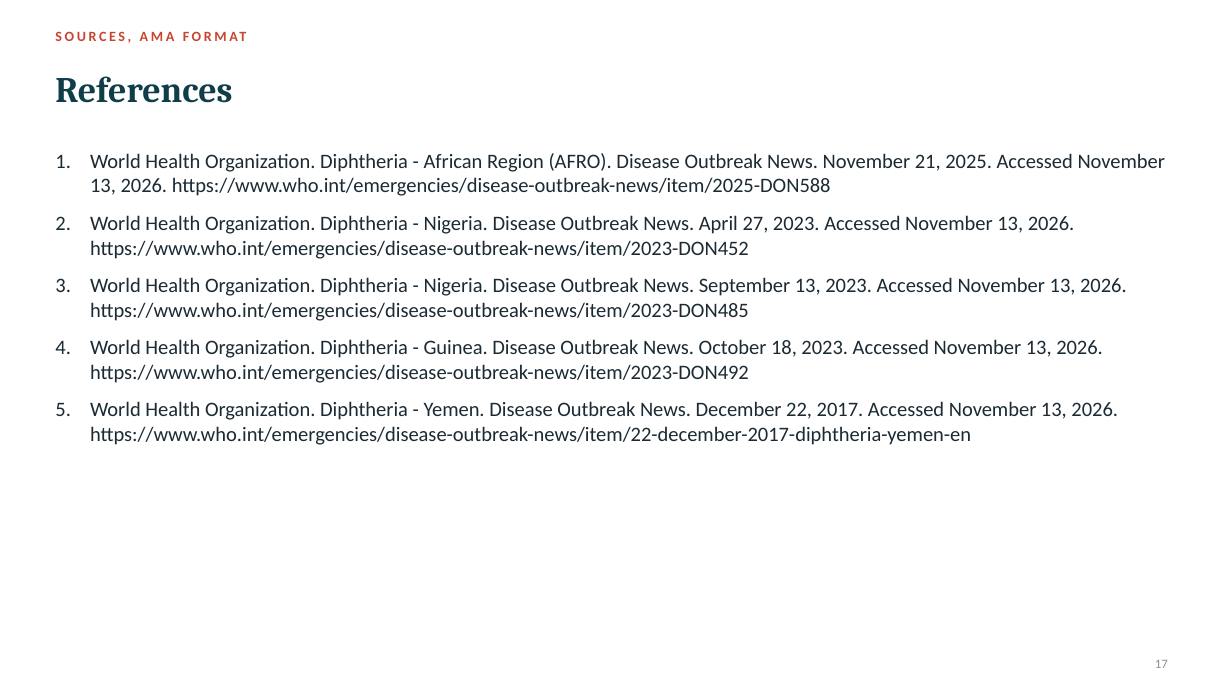
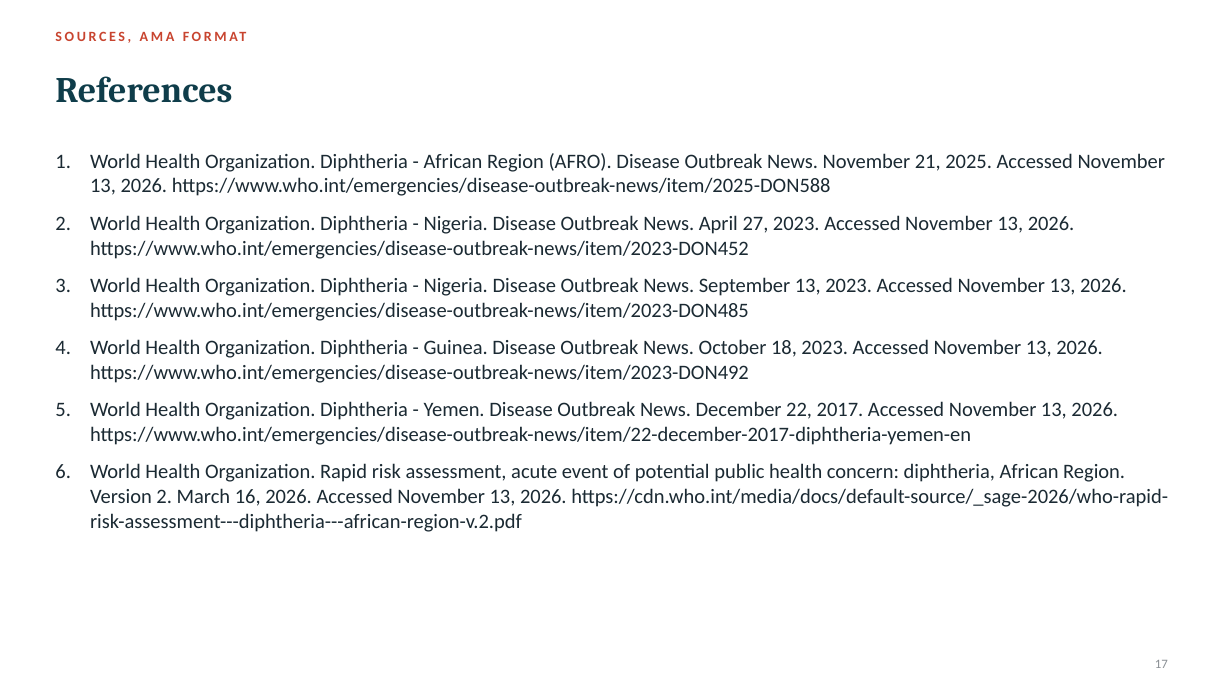
Before and after one commit to ipshobayo/Research, a slide deck: slide 17 of Diphtheria_Outbreak_Presentation.pptx. Drawn at 1232x693 pixels with LibreOffice and Linux fonts; fonts in the diff are those of the drawing. Boxes give left, top, right and bottom in pixels: in the first picture for what was removed or moved away, otherwise in the second. Text is boxed around its words. In the diff, an @@ line names an element or a change of style, - is before the commit and + after.

```diff
--- a/Diphtheria_Outbreak_Presentation.pptx
+++ b/Diphtheria_Outbreak_Presentation.pptx
@@ text at [90,463,1168,532]: paragraph added @@
+6. World Health Organization. Rapid risk assessment, acute event of potential public health concern: diphtheria, African Region. Version 2. March 16, 2026. Accessed November 13, 2026. https://cdn.who.int/media/docs/default-source/_sage-2026/who-rapid-risk-assessment---diphtheria---african-region-v.2.pdf
```
Also in this commit, not shown: 3 other slides changed.
